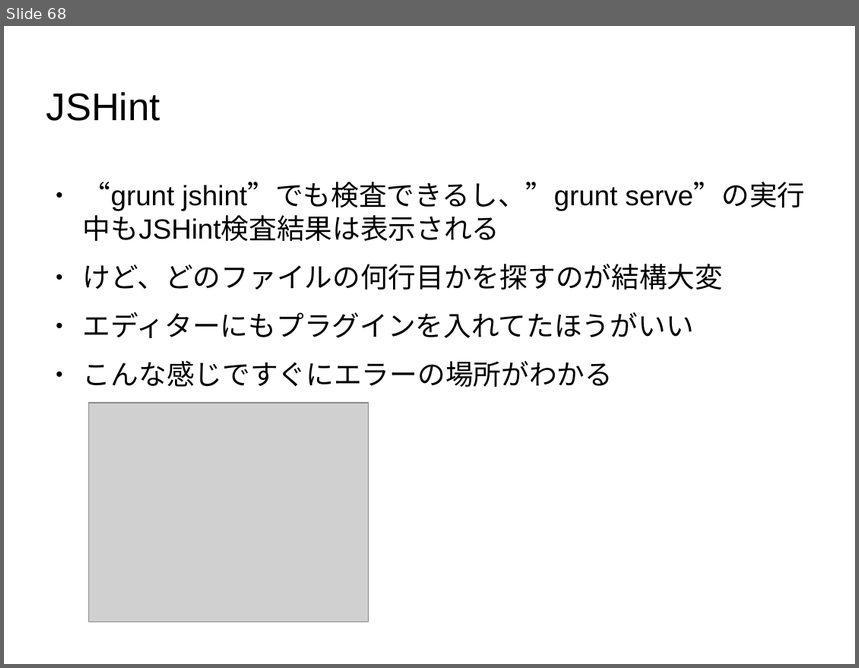
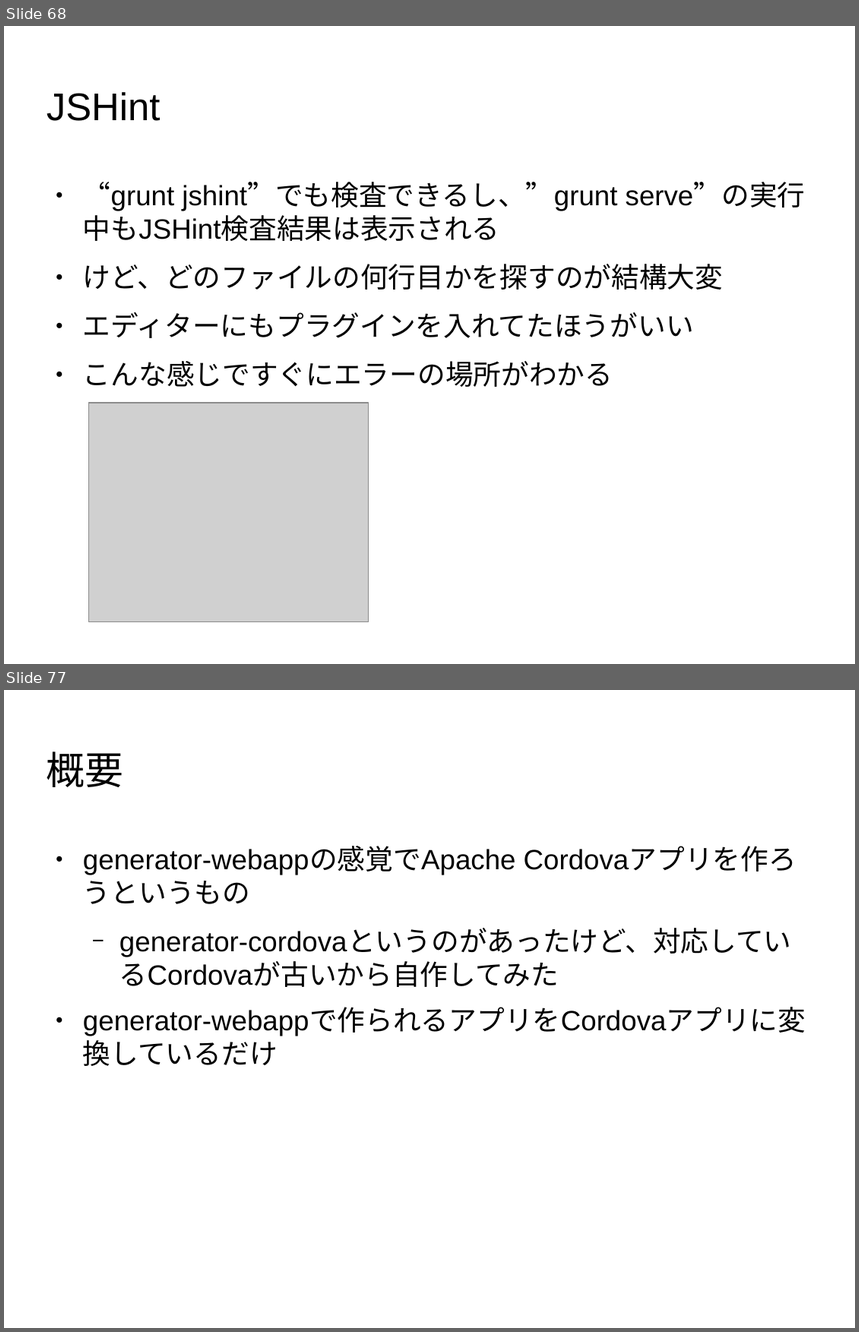
Before and after one commit to masakura/yeoman-presentation, a slide deck: yeoman-presentation.odp. Shown one above the other, each under a label of ours: slide 68 before the commit, slides 68 and 77 after it; the slides between them are not shown. The pictures are 859x668 and 859x1332 pixels, drawn with LibreOffice and Linux fonts; fonts in the diff are those of the drawing; grey boxes stand for pictures; background and template pictures are left out. Boxes give left, top, right and bottom in pixels: in the first picture for what was removed or moved away, otherwise in the second. Text is boxed around its words. In the diff, an @@ line names an element or a change of style, - is before the commit and + after.

```diff
--- a/yeoman-presentation.odp
+++ b/yeoman-presentation.odp
@@ slide 77 added at [4,690,855,1328], background picture (left out) @@
@@ title added at [47,752,124,787], 36 pt, text #000000 @@
+概要
@@ text added at [83,847,806,1037], 26 pt, text #000000 @@
+● generator-webappの感覚でApache Cordovaアプリを作ろうというもの
+  − generator-cordovaというのがあったけど、対応しているCordovaが古いから自作してみた
+● generator-webappで作られるアプリをCordovaアプリに変換しているだけ
```
Also in this commit, not shown: 5 slides changed, 19 other slides added, 1 slide removed.
